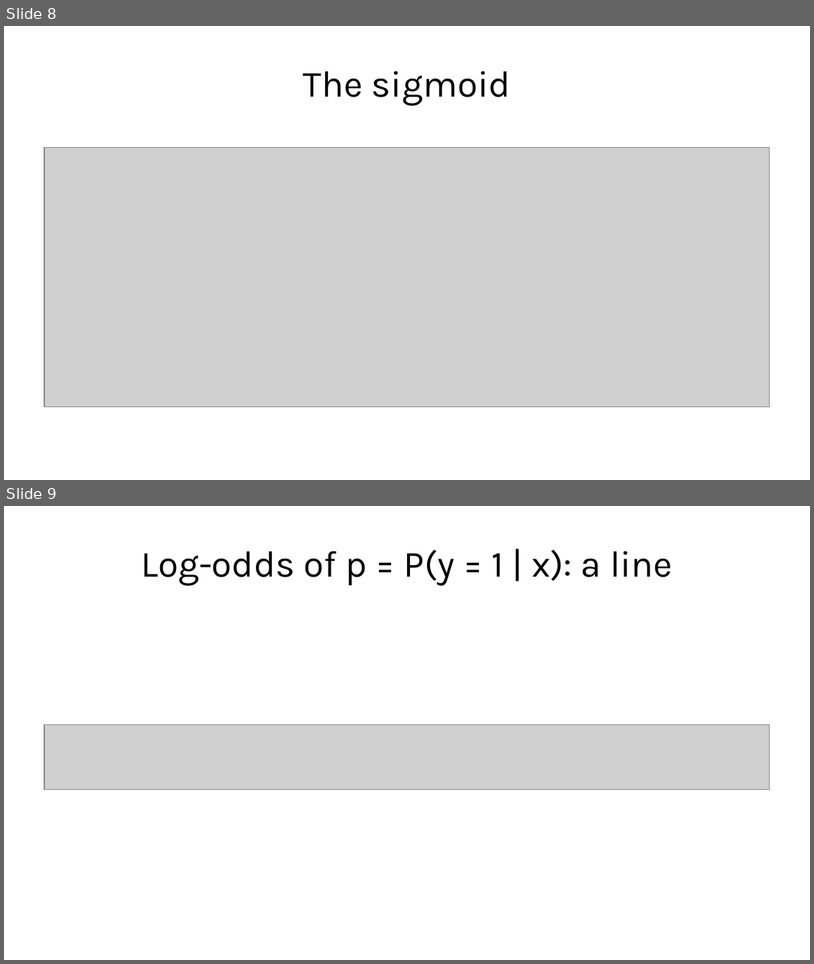
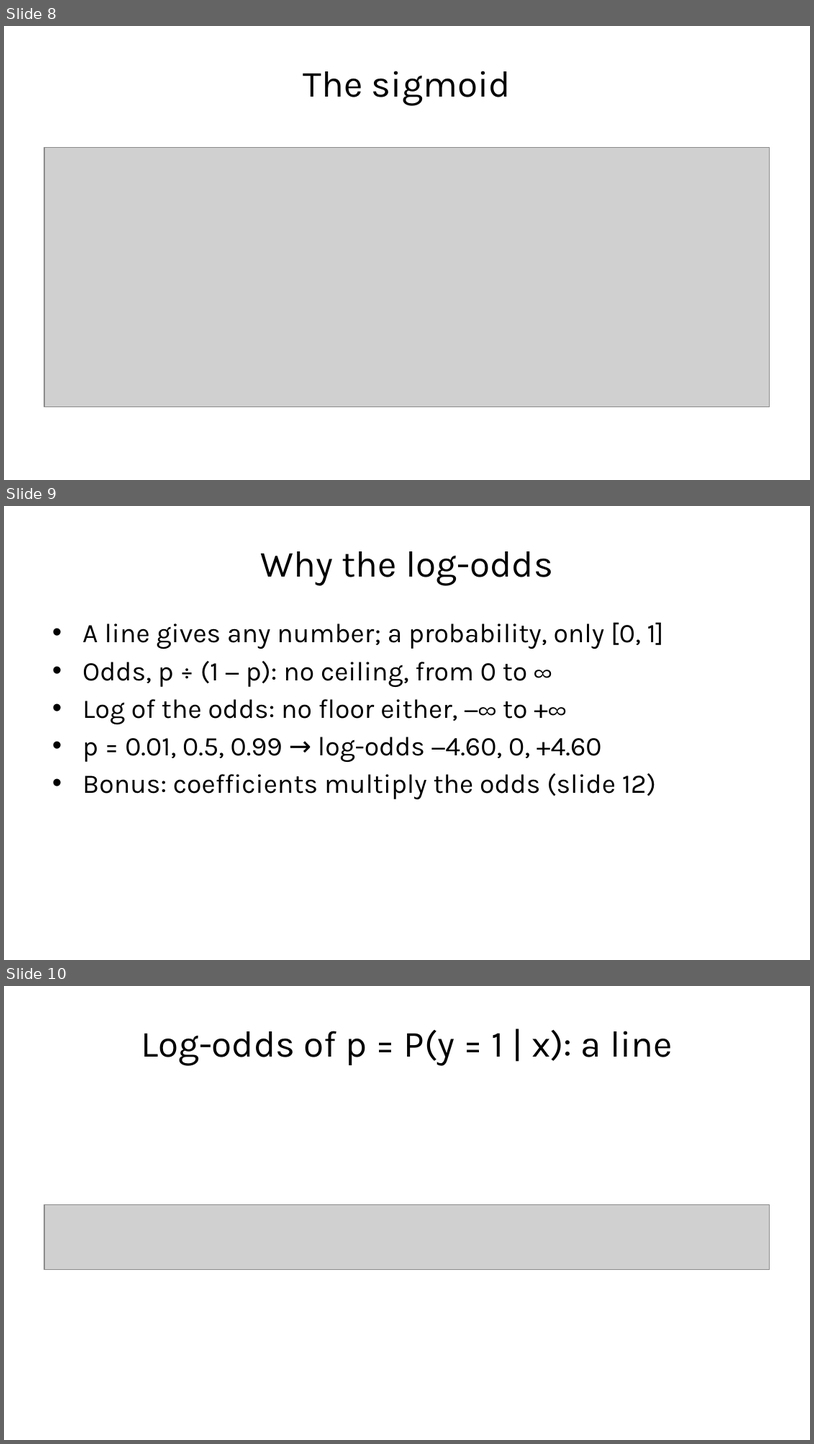
Before and after one commit to fabioantonini/technologies-for-artificial-intelligence, a slide deck: Lessons/04_classification_and_metrics/Slides/classification_and_metrics_slides.pptx. Shown one above the other, each under a label of ours: slides 8 and 9 before the commit, slides 8, 9 and 10 after it. The pictures are 814x964 and 814x1444 pixels, drawn with LibreOffice and Linux fonts; fonts in the diff are those of the drawing; grey boxes stand for pictures; background and template pictures are left out. Boxes give left, top, right and bottom in pixels: in the first picture for what was removed or moved away, otherwise in the second. Text is boxed around its words. In the diff, an @@ line names an element or a change of style, - is before the commit and + after.

```diff
--- a/Lessons/04_classification_and_metrics/Slides/classification_and_metrics_slides.pptx
+++ b/Lessons/04_classification_and_metrics/Slides/classification_and_metrics_slides.pptx
@@ slide 9 added at bbox=[4, 506, 810, 960], background #FFFFFF @@
@@ title added at bbox=[261, 551, 553, 585], 33 pt, text #1A1A1A @@
+Why the log-odds
@@ text added at bbox=[82, 622, 664, 799], 24 pt, text #1A1A1A @@
+• A line gives any number; a probability, only [0, 1]
+• Odds, p ÷ (1 − p): no ceiling, from 0 to ∞
+• Log of the odds: no floor either, −∞ to +∞
+• p = 0.01, 0.5, 0.99 → log-odds −4.60, 0, +4.60
+• Bonus: coefficients multiply the odds (slide 12)
@@ what was slide 9 is now slide 10 @@
```
Also in this commit, not shown: 8 other files.
